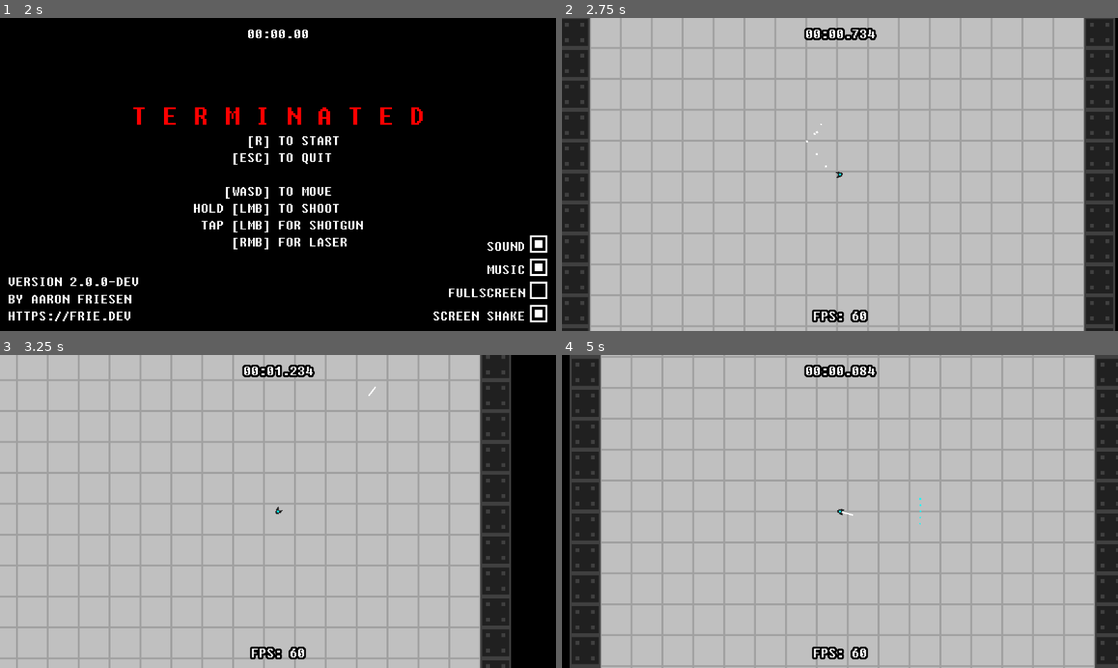
Above: before the commit, frames 1-4 (two rows, left to right).
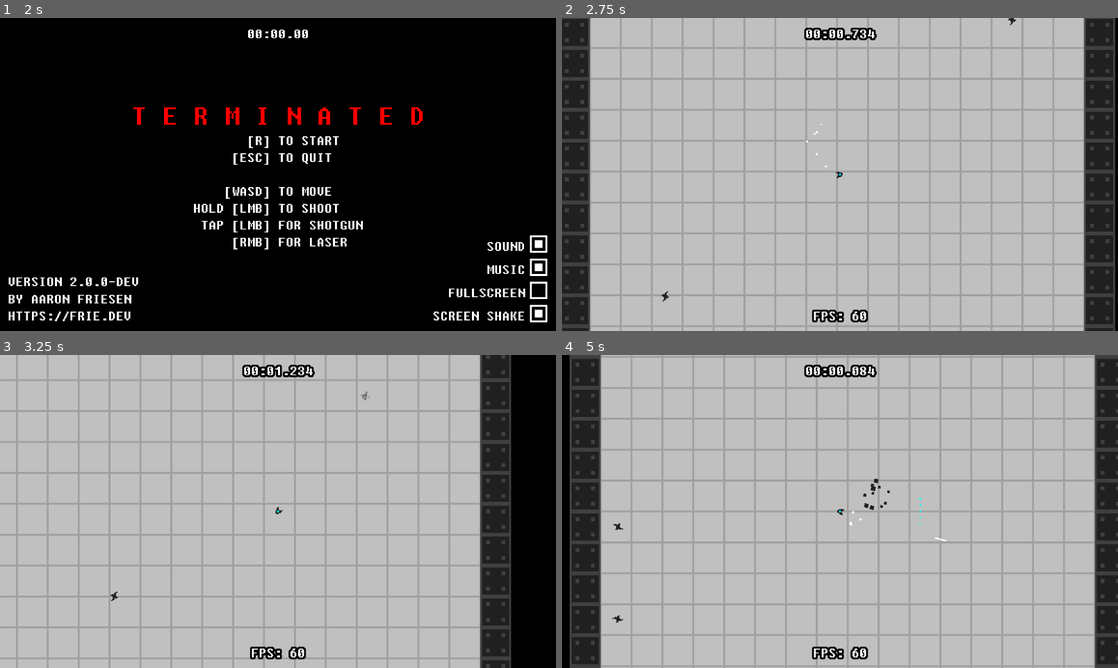
Above: after the commit, the same moments.

Repository: friedev/terminated
Game: Godot game, scene res://scenes/main.tscn
Two runs of this game, one before a commit and one after it. Both use one fixed random seed, a clock stepped at 60 frames per second and the inputs below. Sound files missing from this copy of the repository are replaced by a short silence.
Inputs (mouse positions are in pixels of both pictures, inside the frame that each line leads up to):
- Up to frame 1 (2 s): click (539, 243) at 0.52 s; tap Enter at 1.25 s; move the mouse to (400, 158) at 1.27 s; press the mouse at (400, 158) at 1.28 s; hold Right (right) from 1.28 s (still down)
- Up to frame 2 (2.75 s): tap R (restart) at 2 s; move the mouse to (728, 190) at 2.02 s; release Right (right) at 2.03 s; release the mouse at (728, 190) at 2.03 s; hold Down (down) from 2.03 s (still down); tap F (fps) at 2.1 s; click (728, 190) at 2.3 s
- Up to frame 3 (3.25 s): move the mouse to (333, 442) at 2.77 s; release Down (down) at 2.78 s; press the mouse at (333, 442) at 2.78 s; hold Right (right) from 2.78 s (still down)
- Up to frame 4 (5 s): move the mouse to (812, 574) at 3.52 s; release Right (right) at 3.53 s; release the mouse at (812, 574) at 3.53 s; hold Up (up) 3.53-4.28 s; right-click (812, 574) at 3.6 s; click (812, 574) at 3.8 s; move the mouse to (1006, 558) at 4.27 s; press the mouse at (1006, 558) at 4.28 s; hold Left (left) from 4.28 s (still down); tap R (restart) at 4.9 s

Frame 1 is identical in both runs. In frame 2, less than 0.1% of the frame differs, in the area x 17-82%, y 0-91%; in frame 3, less than 0.1%; in frame 4, 0.2%, in the area x 9-70%, y 39-86%.
Error before the commit: Invalid access to property or key 'player' on a base object of type 'Node2D (Main)'. (res://scenes/main.gd:185)

Commit message:
Replace hard-coded waves with point-based spawning
Borrowed in part from Die Krypta.

Diff:
--- a/scenes/enemies/basic_enemy.tscn
+++ b/scenes/enemies/basic_enemy.tscn
@@ -43,6 +43,8 @@
 max_speed = 128.0
 death_effect_scene = ExtResource("3_q352q")
 debris_scene = ExtResource("4_7usrm")
+difficulty = 1
+weight = 1.0
 
 [node name="CollisionShape2D" parent="." index="0"]
 shape = SubResource("CircleShape2D_jix8c")
--- a/scenes/enemies/bomb_enemy.tscn
+++ b/scenes/enemies/bomb_enemy.tscn
@@ -33,6 +33,9 @@
 max_speed = 128.0
 death_effect_scene = ExtResource("3_6maqp")
 debris_scene = ExtResource("4_6kp3y")
+difficulty = 4
+min_wave = 5
+weight = 0.125
 
 [node name="CollisionShape2D" parent="." index="0"]
 shape = SubResource("1")
--- a/scenes/enemies/laser_enemy.tscn
+++ b/scenes/enemies/laser_enemy.tscn
@@ -60,6 +60,9 @@
 max_health = 8
 death_effect_scene = ExtResource("3_g8sn2")
 debris_scene = ExtResource("4_jy72e")
+difficulty = 4
+min_wave = 8
+weight = 0.125
 
 [node name="CollisionShape2D" parent="." index="0"]
 shape = SubResource("1")
--- a/scenes/enemies/strong_enemy.tscn
+++ b/scenes/enemies/strong_enemy.tscn
@@ -54,6 +54,9 @@
 max_health = 8
 death_effect_scene = ExtResource("2_di80h")
 debris_scene = ExtResource("3_bua7i")
+difficulty = 4
+min_wave = 2
+weight = 0.125
 
 [node name="CollisionShape2D" parent="." index="0"]
 shape = SubResource("CircleShape2D_l3h1t")
--- a/scenes/enemy.gd
+++ b/scenes/enemy.gd
@@ -10,6 +10,13 @@
 
 # If velocity is below this threshold, face the player instead of facing the velocity
 const velocity_threshold := 10.0
+
+@export_group("Spawning")
+@export var difficulty: int
+## The first wave in which this enemy can spawn.
+@export var min_wave: int
+## Chance to be spawned relative to other enemies.
+@export var weight: float
 
 @export_group("Internal Nodes")
 @export var sprite: AnimatedSprite2D
--- /dev/null
+++ b/scenes/enemy_spawner.gd
@@ -0,0 +1,93 @@
+class_name EnemySpawner extends Node
+
+@export var starting_difficulty: int
+@export var difficulty_per_wave: int
+@export var enemy_scenes: Array[PackedScene]
+
+@export_group("Internal Nodes")
+@export var spawn_timer: Timer
+@export var spawn_shape_cast: ShapeCast2D
+
+var wave := 0
+var enemy_prototypes: Dictionary[PackedScene, Enemy]
+
+
+func _ready() -> void:
+	for enemy_scene in self.enemy_scenes:
+		self.enemy_prototypes[enemy_scene] = enemy_scene.instantiate()
+
+
+func start() -> void:
+	self.wave = 0
+	self.spawn_wave()
+	self.spawn_timer.start()
+
+
+func stop() -> void:
+	self.spawn_timer.stop()
+
+
+func spawn_wave() -> void:
+	var difficulty := self.starting_difficulty + self.wave * self.difficulty_per_wave
+	self.spawn_enemies(difficulty)
+	self.wave += 1
+
+
+func spawn_enemies(max_difficulty: int) -> void:
+	var difficulty := 0
+
+	var open_coords: Array[Vector2i]
+	for x in range(Main.instance.map_size.x):
+		open_coords.append(Vector2i(x + 1, 1))
+		open_coords.append(Vector2i(x + 1, Main.instance.map_size.y))
+	for y in range(1, Main.instance.map_size.y - 1):
+		open_coords.append(Vector2i(1, y + 1))
+		open_coords.append(Vector2i(Main.instance.map_size.x, y + 1))
+
+	while difficulty < max_difficulty:
+		if len(open_coords) == 0:
+			push_warning(
+				"Not enough space to spawn enemies; stopping at %d difficulty out of %d max"
+				% [difficulty, max_difficulty]
+			)
+			break
+
+		var spawn_coords := open_coords[randi() % len(open_coords)]
+		open_coords.erase(spawn_coords)
+		var spawn_position := Main.instance.floor_tile_map.map_to_local(spawn_coords)
+
+		self.spawn_shape_cast.global_position = spawn_position
+		self.spawn_shape_cast.force_shapecast_update()
+		if self.spawn_shape_cast.is_colliding():
+			continue
+
+		var possible_enemy_scenes: Array[PackedScene]
+
+		var total_weight := 0.0
+		for enemy_scene in self.enemy_scenes:
+			var enemy_prototype := self.enemy_prototypes[enemy_scene]
+			if self.wave >= enemy_prototype.min_wave and enemy_prototype.difficulty <= max_difficulty:
+				possible_enemy_scenes.append(enemy_scene)
+				total_weight += enemy_prototype.weight
+
+		if len(possible_enemy_scenes) == 0:
+			push_warning(
+				"No more valid enemies to spawn; stopping at %d difficulty out of %d max"
+				% [difficulty, max_difficulty]
+			)
+			break
+
+		var chosen_weight := randf() * total_weight
+		var current_weight := 0.0
+		for enemy_scene in possible_enemy_scenes:
+			current_weight += self.enemy_prototypes[enemy_scene].weight
+			if current_weight > chosen_weight:
+				var enemy: Enemy = enemy_scene.instantiate()
+				enemy.global_position = spawn_position
+				SignalBus.node_spawned.emit(enemy)
+				difficulty += enemy.difficulty
+				break
+
+
+func _on_spawn_timer_timeout() -> void:
+	self.spawn_wave()
--- a/scenes/main.gd
+++ b/scenes/main.gd
@@ -2,51 +2,6 @@
 
 ## Singleton instance.
 static var instance: Main
-
-class Wave:
-	var time: float # seconds
-	var enemies: Array
-
-	@warning_ignore("shadowed_variable")
-	func _init(time: float, enemies: Array) -> void:
-		self.time = time
-		self.enemies = enemies
-
-var waves := [
-	Wave.new(0.1, [4, 0, 0, 0, 0]),
-	Wave.new(6, [8, 0, 0, 0, 0]),
-	Wave.new(8, [8, 0, 0, 0, 0]),
-	Wave.new(10, [8, 0, 0, 0, 0]),
-	Wave.new(16, [0, 2, 0, 0, 0]),
-	Wave.new(22, [16, 0, 0, 0, 0]),
-	Wave.new(24, [16, 0, 0, 0, 0]),
-	Wave.new(30, [0, 4, 0, 0, 0]),
-	Wave.new(36, [16, 0, 0, 0, 0]),
-	Wave.new(38, [16, 2, 0, 0, 2]),
-	Wave.new(40, [0, 2, 0, 0, 2]),
-	Wave.new(44, [16, 0, 0, 0, 4]),
-	Wave.new(48, [16, 0, 0, 0, 4]),
-	Wave.new(52, [4, 0, 1, 0, 0]),
-	Wave.new(56, [4, 0, 1, 0, 0]),
-	Wave.new(62, [0, 2, 2, 0, 0]),
-	Wave.new(66, [16, 2, 0, 0, 0]),
-	Wave.new(68, [0, 0, 2, 0, 2]),
-	Wave.new(76, [0, 0, 0, 4, 0]),
-	Wave.new(80, [0, 0, 0, 4, 0]),
-	Wave.new(90, [16, 0, 0, 0, 0]),
-	Wave.new(92, [16, 0, 0, 0, 0]),
-	Wave.new(94, [16, 0, 0, 0, 0]),
-	Wave.new(96, [16, 0, 0, 0, 0]),
-	Wave.new(110, [0, 8, 0, 0, 0]),
-	Wave.new(116, [0, 0, 3, 0, 0]),
-	Wave.new(126, [0, 0, 0, 8, 0]),
-	Wave.new(128, [0, 0, 0, 0, 4]),
-	Wave.new(140, [16, 2, 1, 1, 2]),
-]
-
-@export var final_wave_initial_delay: float
-@export var final_wave_delay_decrement: float
-@export var final_wave_min_delay: float
 
 ## Dimensions of the arena floor, in tiles.
 @export var map_size: Vector2i
@@ -54,28 +9,13 @@
 @export_group("Internal Nodes")
 @export var wall_tile_map: TileMapLayer
 @export var floor_tile_map: TileMapLayer
-@export var spawn_timer: Timer
-@export var spawn_shape_cast: ShapeCast2D
+@export var enemy_spawner: EnemySpawner
 @export var main_menu: Control
-
-const debris_small := preload("res://scenes/debris/debris.tscn")
-const debris_large := preload("res://scenes/debris/large_debris.tscn")
-const crater := preload("res://scenes/debris/crater.tscn")
-
-const enemies: Array[PackedScene] = [
-	preload("res://scenes/enemies/basic_enemy.tscn"),
-	preload("res://scenes/enemies/strong_enemy.tscn"),
-	preload("res://scenes/enemies/laser_enemy.tscn"),
-	preload("res://scenes/enemies/basic_enemy.tscn"), # was splitter
-	preload("res://scenes/enemies/bomb_enemy.tscn"),
-]
 
 const FLOOR_COORDS := Vector2i(0, 0)
 const BORDER_COORDS := Vector2i(9, 0)
 
 var kills := 0
-var wave := 0
-var final_wave_delay := final_wave_initial_delay
 
 var flock_center: Vector2
 var flock_heading: Vector2
@@ -121,8 +61,6 @@
 	self.get_tree().call_group("death_effects", "free")
 
 	self.kills = 0
-	self.wave = 0
-	self.final_wave_delay = final_wave_initial_delay
 
 	Player.instance.global_position = Vector2(
 		self.floor_tile_map.tile_set.tile_size
@@ -136,39 +74,8 @@
 
 	self.main_menu.visible = false
 
-	self.spawn_timer.wait_time = waves[0].time
 	Globals.start_ticks = Time.get_ticks_msec()
-	self.spawn_timer.start()
-
-
-func spawn_wave(index: int) -> void:
-	for enemy_index in range(len(self.waves[index].enemies)):
-		for _i in range(self.waves[index].enemies[enemy_index]):
-			self.spawn_enemy(self.enemies[enemy_index])
-
-
-func spawn_enemy(enemy_scene: PackedScene) -> void:
-	var instance: Enemy = enemy_scene.instantiate()
-	var spawn_coords := -Vector2i.ONE
-	var spawn_position: Vector2
-	while spawn_coords == -Vector2i.ONE or self.spawn_shape_cast.is_colliding():
-		# TODO in theory, we shouldn't need to subtract one from map_size.x/y here
-		if randi() % 2 == 0:
-			spawn_coords = Vector2i(
-				randi() % (self.map_size.x - 1),
-				0 if randi() % 2 == 0 else self.map_size.y - 1
-			)
-		else:
-			spawn_coords = Vector2i(
-				0 if randi() % 2 == 0 else self.map_size.x - 1,
-				randi() % self.map_size.y - 1
-			)
-		spawn_coords += Vector2i.ONE
-		spawn_position = self.floor_tile_map.map_to_local(spawn_coords)
-		self.spawn_shape_cast.global_position = spawn_position
-		self.spawn_shape_cast.force_shapecast_update()
-	instance.global_position = spawn_position
-	self.add_child(instance)
+	self.enemy_spawner.start()
 
 
 func _input(event: InputEvent) -> void:
@@ -181,30 +88,10 @@
 		self.setup()
 
 
-func _on_spawn_timer_timeout() -> void:
-	if not self.player.alive:
-		return
-
-	self.spawn_wave(wave)
-
-	if self.wave < len(self.waves) - 1:
-		self.spawn_timer.wait_time = (
-			self.waves[self.wave + 1].time - self.waves[self.wave].time
-		)
-		self.wave += 1
-	else:
-		self.spawn_timer.wait_time = self.final_wave_delay
-		self.final_wave_delay = max(
-			self.final_wave_min_delay,
-			self.final_wave_delay - self.final_wave_delay_decrement
-		)
-
-	self.spawn_timer.start()
-
-
 func _on_node_spawned(node: Node) -> void:
 	self.add_child(node)
 
 
 func _on_player_died() -> void:
+	self.enemy_spawner.stop()
 	self.main_menu.show()
--- a/scenes/main.tscn
+++ b/scenes/main.tscn
@@ -10,6 +10,11 @@
 [ext_resource type="Script" uid="uid://cuxjfvpu8gft2" path="res://scenes/ui/timer_label.gd" id="7_choun"]
 [ext_resource type="PackedScene" uid="uid://bxjdf1p7ppmjr" path="res://scenes/ui/main_menu.tscn" id="7_kwnbg"]
 [ext_resource type="AudioStream" uid="uid://u1h2atrwy5h4" path="res://audio/music/terminated_loop.mp3" id="8_bvs7a"]
+[ext_resource type="Script" uid="uid://cnfwfpcip7knm" path="res://scenes/enemy_spawner.gd" id="11_ya4ey"]
+[ext_resource type="PackedScene" uid="uid://vg1lbtydy1hp" path="res://scenes/enemies/basic_enemy.tscn" id="12_jkv2x"]
+[ext_resource type="PackedScene" uid="uid://bi7dtqes0yqbl" path="res://scenes/enemies/bomb_enemy.tscn" id="13_jbj1t"]
+[ext_resource type="PackedScene" uid="uid://cq1wykaakktjp" path="res://scenes/enemies/laser_enemy.tscn" id="14_muem4"]
+[ext_resource type="PackedScene" uid="uid://diw0fyfs8fluw" path="res://scenes/enemies/strong_enemy.tscn" id="15_dp3eg"]
 
 [sub_resource type="TileSetAtlasSource" id="TileSetAtlasSource_tpcbk"]
 texture = ExtResource("2_svqu7")
@@ -88,16 +93,12 @@
 [sub_resource type="CircleShape2D" id="CircleShape2D_choun"]
 radius = 15.0
 
-[node name="Main" type="Node2D" node_paths=PackedStringArray("player", "wall_tile_map", "floor_tile_map", "spawn_timer", "spawn_shape_cast", "main_menu")]
+[node name="Main" type="Node2D" node_paths=PackedStringArray("wall_tile_map", "floor_tile_map", "enemy_spawner", "main_menu")]
 script = ExtResource("1_m7l1v")
-final_wave_initial_delay = 10.0
-final_wave_delay_decrement = 1.0
-final_wave_min_delay = 4.0
 map_size = Vector2i(16, 16)
 wall_tile_map = NodePath("WallTileMap")
 floor_tile_map = NodePath("FloorTileMap")
-spawn_timer = NodePath("SpawnTimer")
-spawn_shape_cast = NodePath("SpawnShapeCast2D")
+enemy_spawner = NodePath("EnemySpawner")
 main_menu = NodePath("MenuLayer/MainMenu")
 
 [node name="WallTileMap" type="TileMapLayer" parent="."]
@@ -159,15 +160,22 @@
 autoplay = true
 bus = &"Music"
 
-[node name="SpawnTimer" type="Timer" parent="."]
+[node name="EnemySpawner" type="Node" parent="." node_paths=PackedStringArray("spawn_timer", "spawn_shape_cast")]
+script = ExtResource("11_ya4ey")
+starting_difficulty = 4
+difficulty_per_wave = 4
+enemy_scenes = Array[PackedScene]([ExtResource("12_jkv2x"), ExtResource("13_jbj1t"), ExtResource("14_muem4"), ExtResource("15_dp3eg")])
+spawn_timer = NodePath("SpawnTimer")
+spawn_shape_cast = NodePath("SpawnShapeCast2D")
+
+[node name="SpawnTimer" type="Timer" parent="EnemySpawner"]
 wait_time = 4.0
-one_shot = true
 
-[node name="SpawnShapeCast2D" type="ShapeCast2D" parent="."]
+[node name="SpawnShapeCast2D" type="ShapeCast2D" parent="EnemySpawner"]
 shape = SubResource("CircleShape2D_choun")
 target_position = Vector2(0, 0)
 max_results = 1
 collision_mask = 7
 
 [connection signal="died" from="Player" to="." method="_on_player_died"]
-[connection signal="timeout" from="SpawnTimer" to="." method="_on_spawn_timer_timeout"]
+[connection signal="timeout" from="EnemySpawner/SpawnTimer" to="EnemySpawner" method="_on_spawn_timer_timeout"]
Not shown, added: scenes/enemy_spawner.gd.uid
Not shown: 1 places in scenes/main.tscn that only renumber resources
